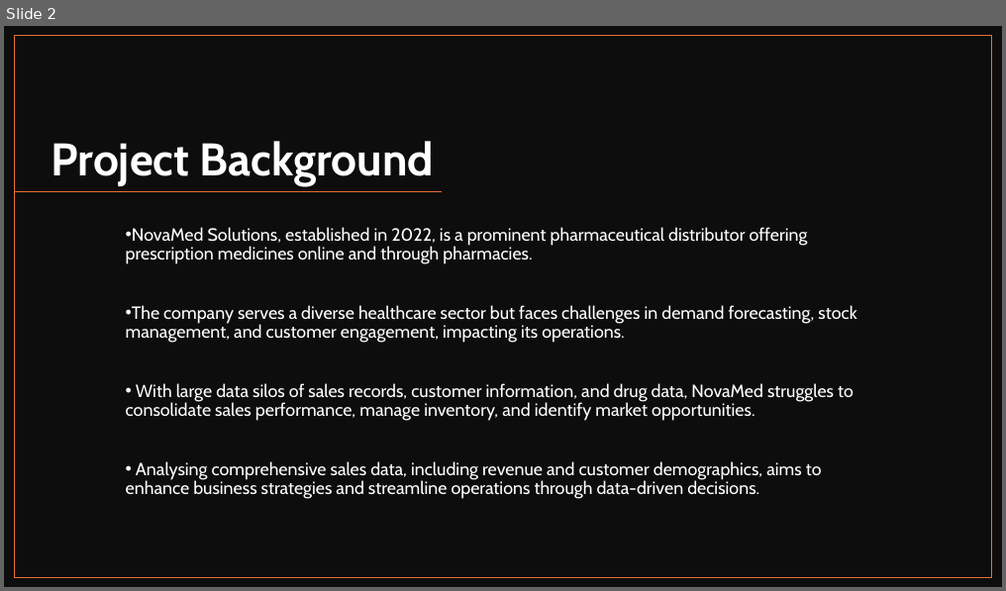
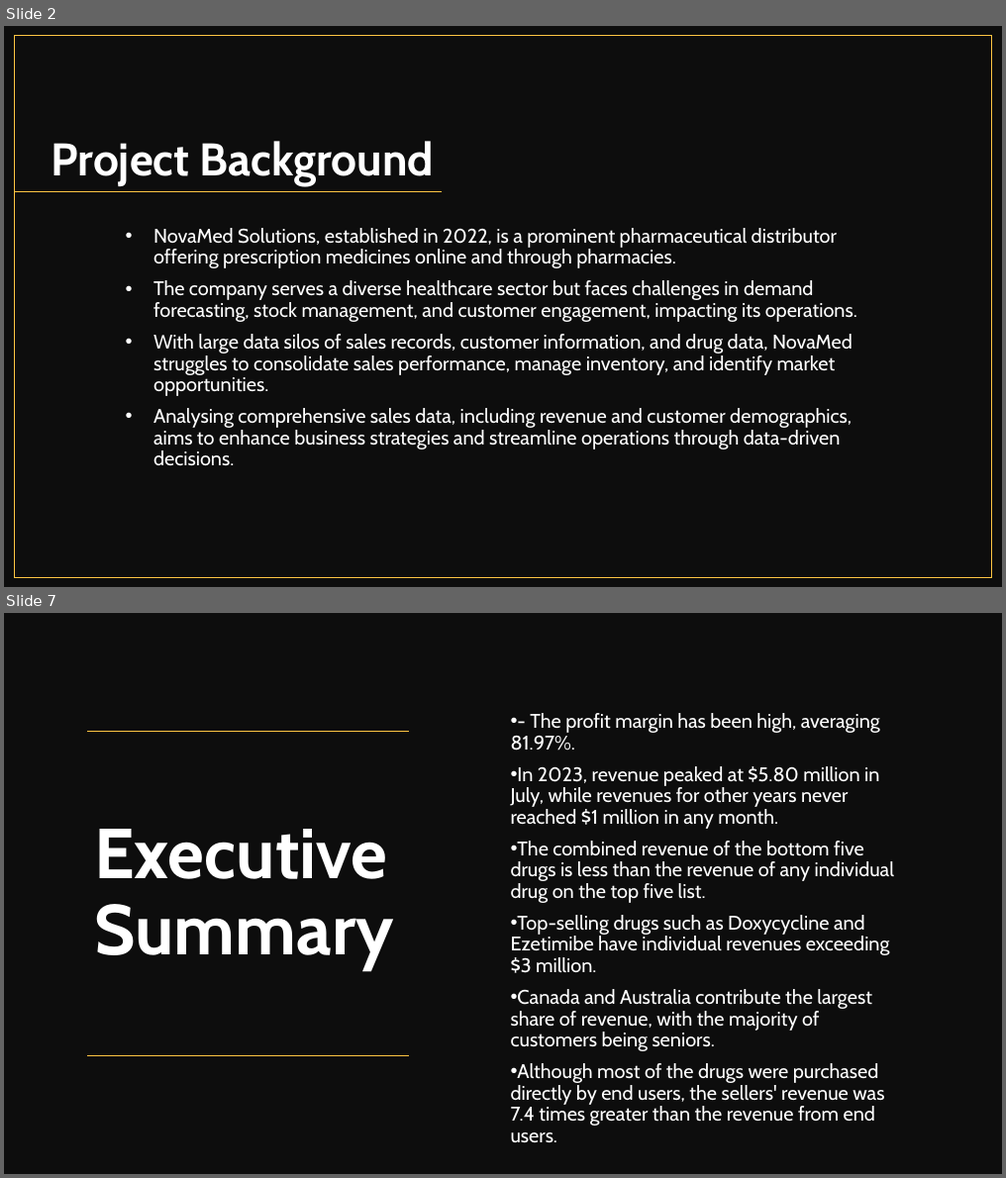
Before and after one commit to cephard/NovaMed-Solutions, a slide deck: NovaMed Solutions Presentation.pptx. Shown one above the other, each under a label of ours: slide 2 before the commit, slides 2 and 7 after it; the slides between them are not shown. The pictures are 1006x591 and 1006x1178 pixels, drawn with LibreOffice and Linux fonts; fonts in the diff are those of the drawing. Boxes give left, top, right and bottom in pixels: in the first picture for what was removed or moved away, otherwise in the second. Text is boxed around its words. In the diff, an @@ line names an element or a change of style, - is before the commit and + after.

```diff
--- a/NovaMed Solutions Presentation.pptx
+++ b/NovaMed Solutions Presentation.pptx
@@ slide 7 added at (4, 613, 1002, 1174), background #FFFFFF @@
@@ rectangle added at (4, 613, 1002, 1174), fill #0D0D0D @@
@@ subtitle added at (511, 713, 894, 1143), 19 pt, text #FFFFFF @@
+• - The profit margin has been high, averaging 81.97%.
+• In 2023, revenue peaked at $5.80 million in July, while revenues for other years never reached $1 million in any month.
+• The combined revenue of the bottom five drugs is less than the revenue of any individual drug on the top five list.
+• Top-selling drugs such as Doxycycline and Ezetimibe have individual revenues exceeding $3 million.
+• Canada and Australia contribute the largest share of revenue, with the majority of customers being seniors.
+• Although most of the drugs were purchased directly by end users, the sellers' revenue was 7.4 times greater than the revenue from end users.
@@ line added from (409, 732) to (87, 732), #FDC543 1 pt @@
@@ title added at (94, 829, 393, 970), 68 pt, text #FFFFFF, bold @@
+Executive Summary
@@ line added from (409, 1056) to (87, 1056), #FDC543 1 pt @@
@@ slide 2 changed as well @@
@@ background #FFFFFF to #FDC543 @@
@@ rectangle at (15, 36, 992, 578): outline #E97132 1 pt to #FDC543 1 pt @@
@@ line (442, 192) - (15, 192): stroke #E97132 1 pt to #FDC543 1 pt @@
@@ subtitle "NovaMed Solutions, established in 2022, ..." at (153, 228, 857, 466): size 17 to 19 pt; indent changed @@
```
Also in this commit, not shown: 24 other slides changed, 10 other slides added, 8 slides removed, 3 other files.
